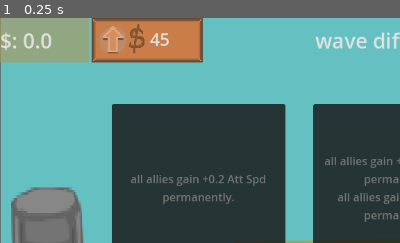
Above: before the commit, frame 1.
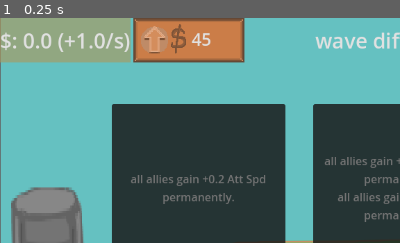
Above: after the commit, the same moment.

Repository: redmaker007/FFFight
Game: Godot game, scene res://scene/node_2d.tscn
The game is run twice, just before and just after one commit, with the same random seed, the same clock (stepped at 60 frames per second) and the same inputs.
Inputs:
- Up to frame 1 (0.25 s): no input
The pictures show only the part of the screen within x 0-50%, y 0-50%; the shares and areas given below are measured in that part.

The runs differ from the first frame. In frame 1, 5.7% of the frame differs, in the area x 14-62%, y 0-20%.

Commit message:
update0.82

Diff:
--- a/money_system.gd
+++ b/money_system.gd
@@ -76,5 +76,12 @@
 	update_text()
 
 func update_text():
-	get_parent().get_node("CanvasLayer/HBoxContainer2/money_upgrade/money_upgrade_text").text = str(bank_upgrade_map[current_bank_level][1]*upgrade_multiplayer)
-	money_text.text = "$: "+str(snapped(money_amount, 0.01))
+	# 升级费用的 UI 更新保持不变
+	get_parent().get_node("CanvasLayer/HBoxContainer2/money_upgrade/money_upgrade_text").text = str(bank_upgrade_map[current_bank_level][1] * upgrade_multiplayer)
+
+	# 💡 计算当前的实际秒收 (基础秒收 * 收入倍率)
+	var current_income = bank_upgrade_map[current_bank_level][0] * income_multiplyer
+
+	# 💡 拼接字符串，加入了 (+X/s) 的显示。
+	# 为了防止倍率导致出现长小数，给 current_income 也加上了 snapped 处理
+	money_text.text = "$: " + str(snapped(money_amount, 0.01)) + " (+" + str(snapped(current_income, 0.01)) + "/s)"
--- a/scene/Unit Gallery.tscn
+++ b/scene/Unit Gallery.tscn
@@ -10,6 +10,9 @@
 [ext_resource type="Texture2D" uid="uid://di4ghp0fbifck" path="res://art/unit_animation/snow_ball_shooter/sn_b_s_sprite.png" id="8_j0ig0"]
 [ext_resource type="Texture2D" uid="uid://1fsfpkgncr3b" path="res://art/background.png" id="9_0numi"]
 
+[sub_resource type="StyleBoxFlat" id="StyleBoxFlat_0numi"]
+bg_color = Color(0.6, 0.6, 0.6, 0.6666667)
+
 [sub_resource type="ShaderMaterial" id="ShaderMaterial_j3srw"]
 shader = ExtResource("2_xs86c")
 shader_parameter/flash_color = Color(1, 1, 1, 1)
@@ -621,6 +624,7 @@
 anchor_bottom = 1.0
 grow_horizontal = 2
 grow_vertical = 2
+theme_override_styles/panel = SubResource("StyleBoxFlat_0numi")
 script = ExtResource("1_81t2n")
 
 [node name="VBoxContainer" type="VBoxContainer" parent="."]
Not shown: 1 places in scene/Unit Gallery.tscn that only renumber resources
